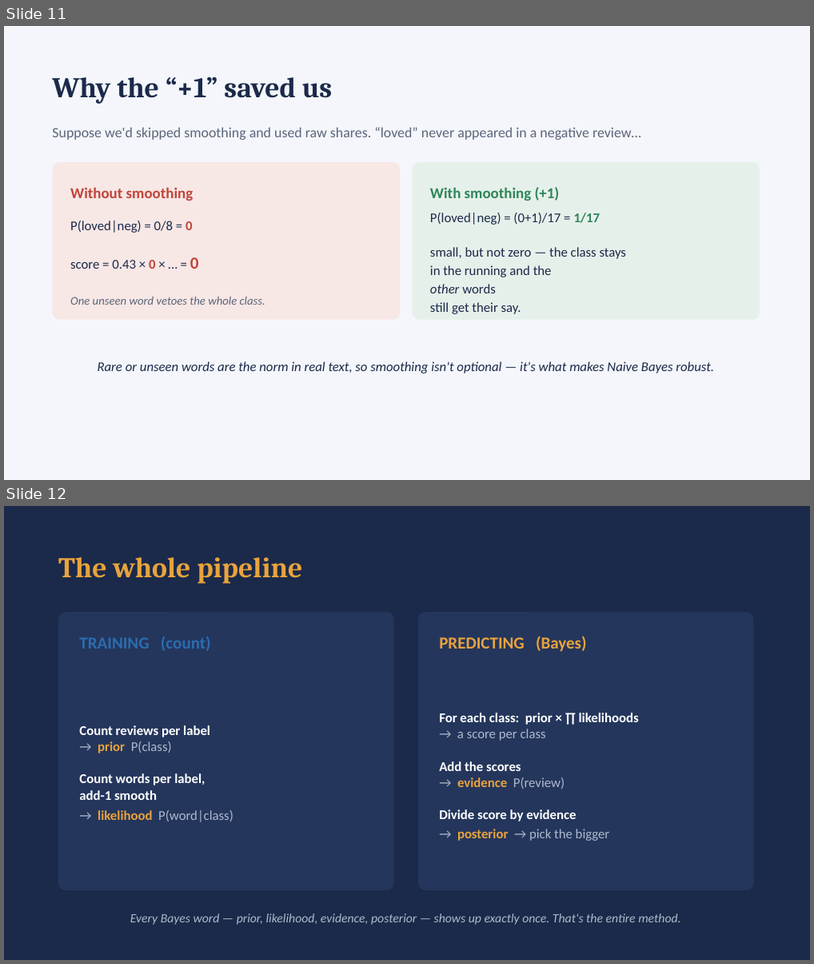
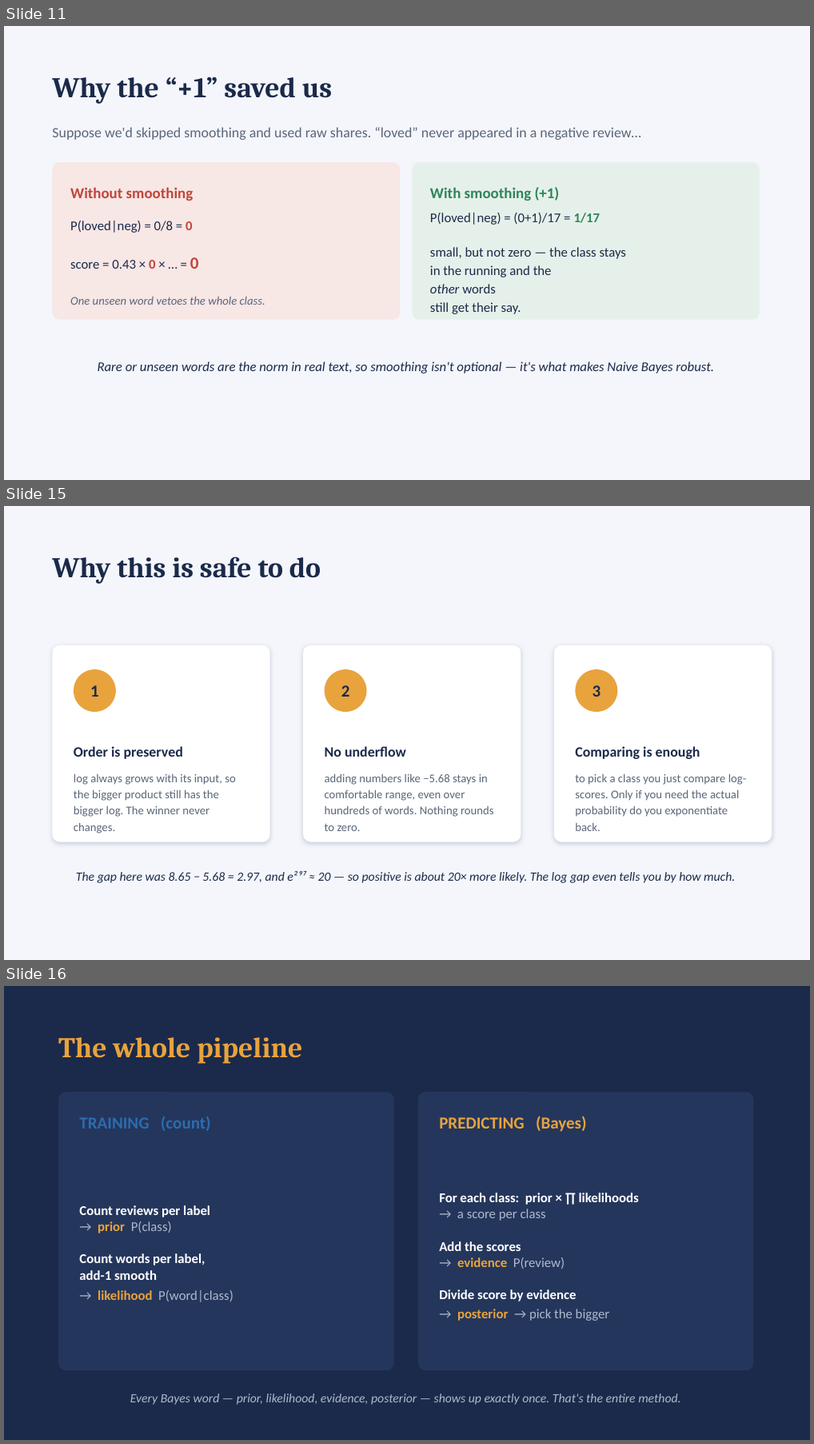
Before and after one commit to shripada/ame5003-nlp, a slide deck: slides/0016-naive-bayes-for-sentiment.pptx. Shown one above the other, each under a label of ours: slides 11 and 12 before the commit, slides 11, 15 and 16 after it; the slides between them are not shown. The pictures are 814x964 and 814x1444 pixels, drawn with LibreOffice and Linux fonts; fonts in the diff are those of the drawing. Boxes give left, top, right and bottom in pixels: in the first picture for what was removed or moved away, otherwise in the second. Text is boxed around its words. In the diff, an @@ line names an element or a change of style, - is before the commit and + after.

```diff
--- a/slides/0016-naive-bayes-for-sentiment.pptx
+++ b/slides/0016-naive-bayes-for-sentiment.pptx
@@ slide 15 added at (x1=4, y1=506, x2=810, y2=960), background #F4F6FB @@
@@ text added at (x1=52, y1=556, x2=321, y2=584), 34 pt, text #1B2A4A, bold @@
+Why this is safe to do
@@ rounded rectangle added at (x1=52, y1=645, x2=270, y2=842), fill #FFFFFF @@
@@ rounded rectangle added at (x1=303, y1=645, x2=522, y2=842), fill #FFFFFF @@
@@ rounded rectangle added at (x1=554, y1=645, x2=772, y2=842), fill #FFFFFF @@
@@ ellipse added at (x1=74, y1=669, x2=116, y2=712), fill #E8A33D @@
@@ ellipse added at (x1=325, y1=669, x2=367, y2=712), fill #E8A33D @@
@@ ellipse added at (x1=576, y1=669, x2=618, y2=712), fill #E8A33D @@
@@ text added at (x1=90, y1=685, x2=99, y2=696), 20 pt, text #1B2A4A, bold @@
+1
@@ text added at (x1=342, y1=685, x2=350, y2=696), 20 pt, text #1B2A4A, bold @@
+2
@@ text added at (x1=593, y1=685, x2=602, y2=696), 20 pt, text #1B2A4A, bold @@
+3
@@ text added at (x1=74, y1=746, x2=183, y2=759), 17 pt, text #1B2A4A, bold @@
+Order is preserved
@@ text added at (x1=325, y1=746, x2=406, y2=756), 17 pt, text #1B2A4A, bold @@
+No underflow
@@ text added at (x1=575, y1=746, x2=701, y2=759), 17 pt, text #1B2A4A, bold @@
+Comparing is enough
@@ text added at (x1=74, y1=774, x2=235, y2=833), 14 pt, text #5B667A @@
+log always grows with its input, so the bigger product still has the bigger log. The winner never changes.
@@ text added at (x1=325, y1=774, x2=494, y2=831), 14 pt, text #5B667A @@
+adding numbers like −5.68 stays in comfortable range, even over hundreds of words. Nothing rounds to zero.
@@ text added at (x1=575, y1=774, x2=747, y2=831), 14 pt, text #5B667A @@
+to pick a class you just compare log-scores. Only if you need the actual probability do you exponentiate back.
@@ text added at (x1=76, y1=871, x2=735, y2=883), 15 pt, text #1B2A4A, italic @@
+The gap here was 8.65 − 5.68 = 2.97, and e²⁹⁷ ≈ 20 — so positive is about 20× more likely. The log gap even tells you by how much.
@@ what was slide 12 is now slide 16 @@
```
Also in this commit, not shown: 3 other slides added, 1 other file.
